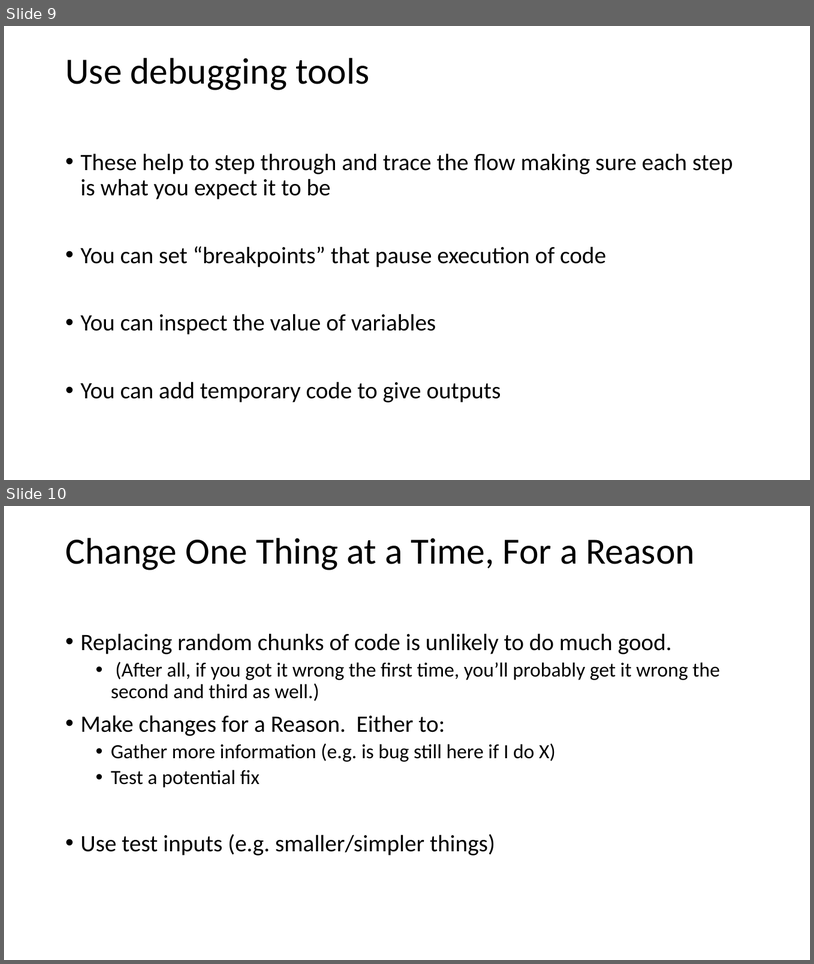
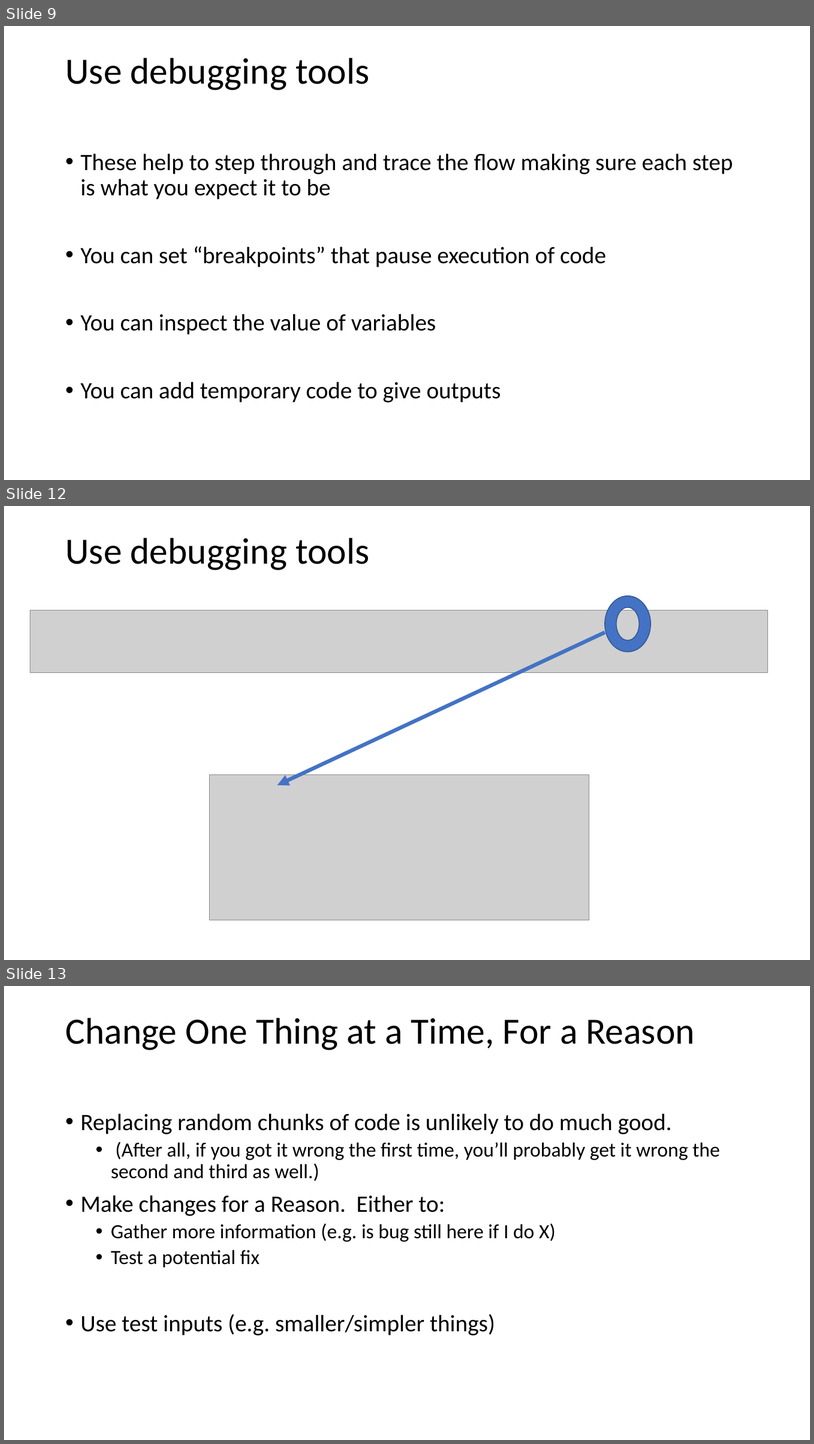
Before and after one commit to aleslab/PS4106_2022-23, a slide deck: slides/PS4106 - debugging.pptx. Shown one above the other, each under a label of ours: slides 9 and 10 before the commit, slides 9, 12 and 13 after it; the slides between them are not shown. The pictures are 814x964 and 814x1444 pixels, drawn with LibreOffice and Linux fonts; fonts in the diff are those of the drawing; grey boxes stand for pictures. Boxes give left, top, right and bottom in pixels: in the first picture for what was removed or moved away, otherwise in the second. Text is boxed around its words. In the diff, an @@ line names an element or a change of style, - is before the commit and + after.

Commit message:
Updated debugging slices

```diff
--- a/slides/PS4106 - debugging.pptx
+++ b/slides/PS4106 - debugging.pptx
@@ slide 12 added at <box>4,506,810,960</box>, background #FFFFFF @@
@@ title added at <box>65,538,369,570</box>, 44 pt, text #000000 @@
+Use debugging tools
@@ donut added at <box>605,595,651,651</box>, fill #4472C4, outline #325491 1 pt @@
@@ picture added at <box>30,610,768,672</box> @@
@@ arrow added from (605, 633) to (278, 785), #4472C4 4.5 pt @@
@@ picture added at <box>209,775,589,921</box> @@
@@ what was slide 10 is now slide 13 @@
```
Also in this commit, not shown: 4 other slides added.
